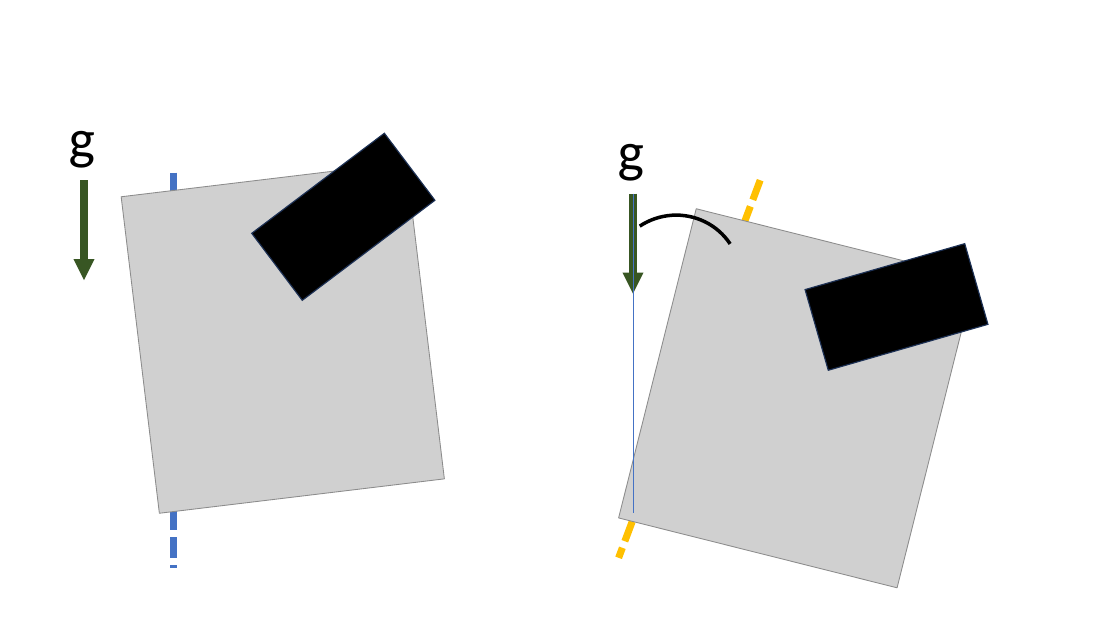
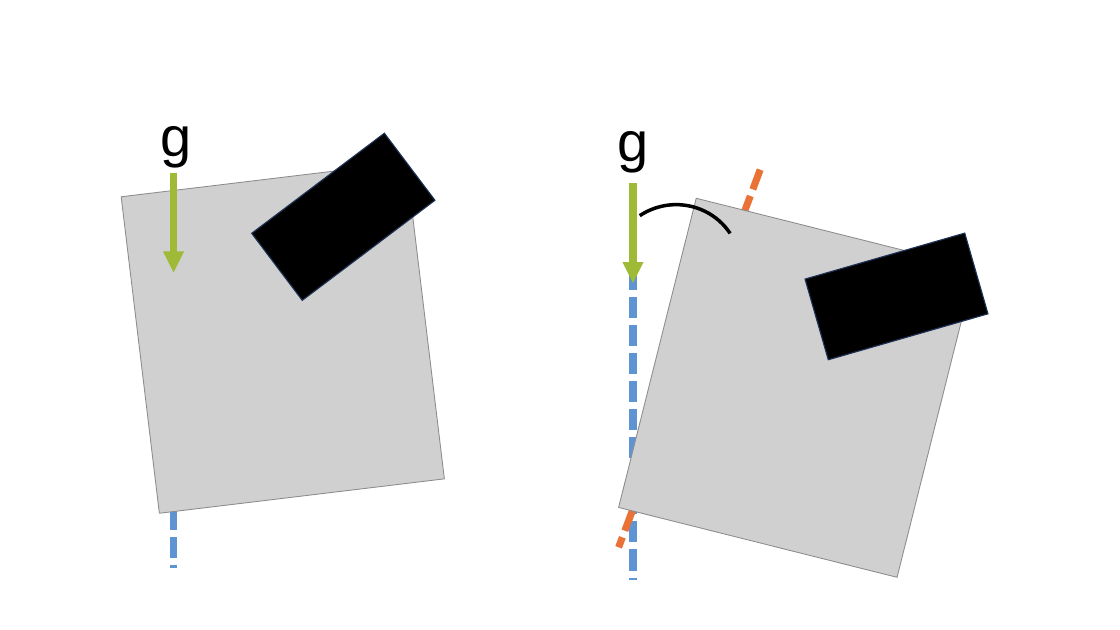
Before and after one commit to JanNalivaika/MASTERS-THESIS, a slide deck: slide 21 of Latex/figures/images.pptx. Drawn at 1120x630 pixels with LibreOffice and Linux fonts; fonts in the diff are those of the drawing; grey boxes stand for pictures. Boxes give left, top, right and bottom in pixels: in the first picture for what was removed or moved away, otherwise in the second. Text is boxed around its words. In the diff, an @@ line names an element or a change of style, - is before the commit and + after.

```diff
--- a/Latex/figures/images.pptx
+++ b/Latex/figures/images.pptx
@@ text "g" at <box>160,126,191,166</box>: font Calibri to Arial @@
@@ text "g": place and size @@
-text "g" at <box>69,130,95,168</box>
+text "g" at <box>160,126,191,166</box>
@@ text "g" at <box>618,131,649,171</box>: font Calibri to Arial @@
@@ line (174, 172) - (174, 568): stroke #4472C4 6 pt dashed to #5E94D4 6 pt dashed @@
@@ arrow moved from (84, 181) - (84, 280) to (174, 172) - (174, 272) @@
@@ arrow (174, 172) - (174, 272): stroke #385723 6 pt to #9FBA36 6 pt @@
@@ line (760, 170) - (618, 548): stroke #FFC000 6 pt dashed to #EA7237 6 pt dashed @@
@@ 1 picture, 1 text, 1 rectangle, 1 arc (boxed as its full ellipse), 1 line, 1 arrow: place and size @@
-1 picture, 1 text, 1 rectangle, 1 arc (boxed as its full ellipse), 1 line, 1 arrow at <box>585,143,988,588</box>
+1 picture, 1 text, 1 rectangle, 1 arc (boxed as its full ellipse), 1 line, 1 arrow at <box>585,131,988,578</box>
@@ arrow (634, 183) - (634, 283): stroke #385723 6 pt to #9FBA36 6 pt @@
@@ line moved from (634, 194) - (634, 513) to (634, 185) - (634, 581) @@
@@ line (634, 185) - (634, 581): stroke #4472C4 0.5 pt to #5E94D4 6 pt dashed @@
```
Also in this commit, not shown: 3 other slides changed, 45 other files.
